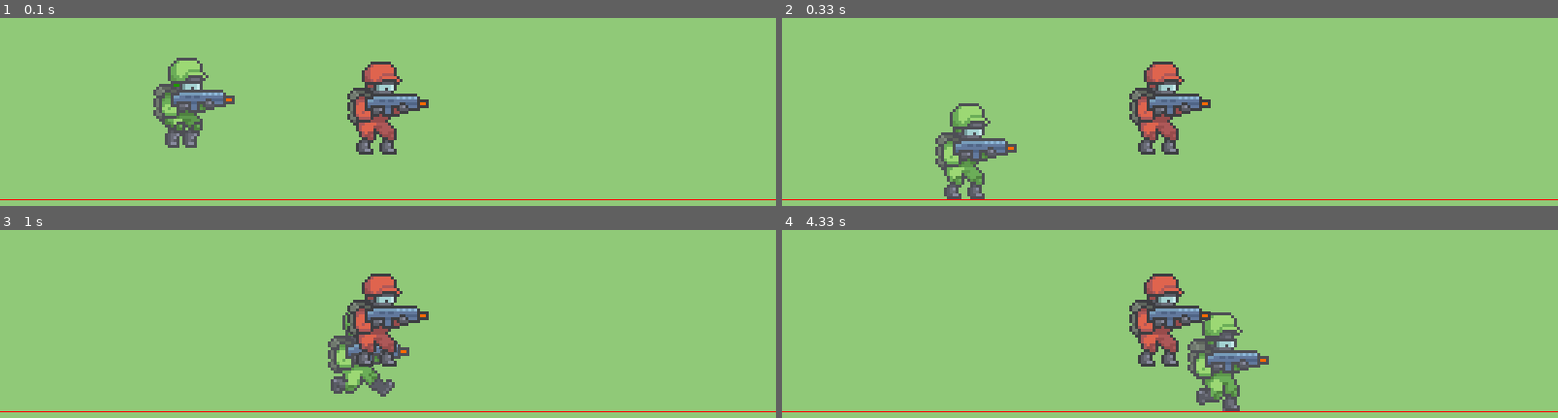
Above: before the commit, frames 1-4 (two rows, left to right).
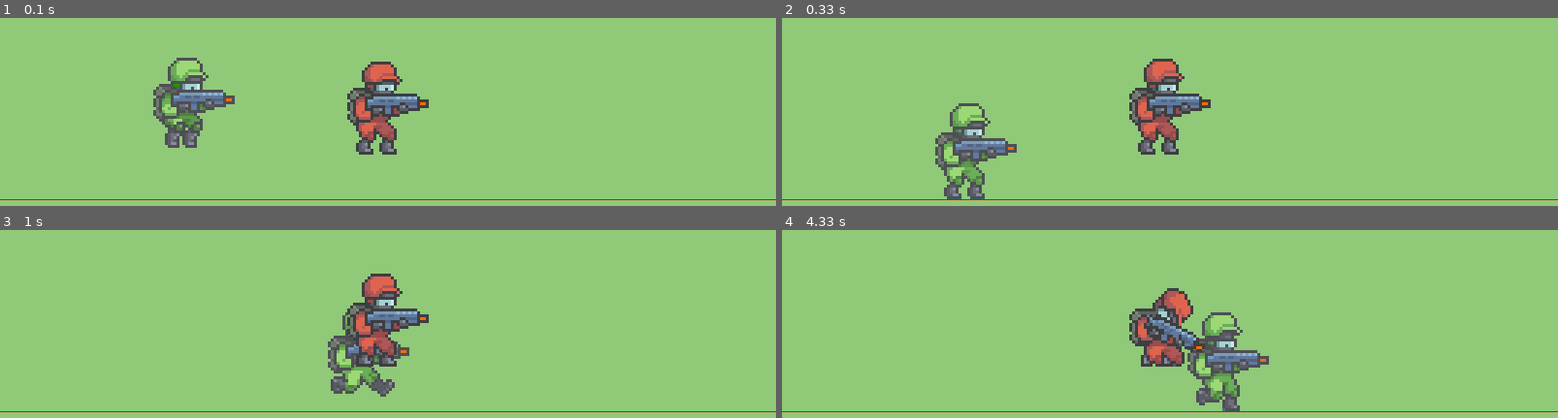
Above: after the commit, the same moments.

Repository: MattGenzz/Shooter-Game-python
Game: pygame game, started from pygametest.py
Same seed, same stepped clock (60 frames per second), same inputs: the game is played once before the commit and once after it.
Inputs:
- Up to frame 1 (0.1 s): no input
- Up to frame 2 (0.33 s): no input
- Up to frame 3 (1 s): hold Space 0.33-0.8 s; hold D 0.33-0.8 s; hold D from 0.83 s (still down)
- Up to frame 4 (4.33 s): release D at 1.3 s; hold W 1.33-1.63 s; hold D 1.67-2.13 s; hold A 2.17-2.7 s; hold A 2.73-3.13 s; tap Space at 3.17, 3.57, 3.97, 4.27 s; hold W 3.5-3.87 s; hold D from 3.9 s (still down)

Frame 1 is identical in both runs. In frame 2, 0.3% of the frame differs, in the area x 46-52%, y 21-36%; in frame 3, 1.3%; in frame 4, 2.9%, in the area x 44-56%, y 23-73%.

Commit message:
[feat] enemy and bullet animations, bug fixes

Diff:
--- a/pygametest.py
+++ b/pygametest.py
@@ -20,6 +20,13 @@
 #define player action variables
 moving_left = False
 moving_right = False
+shoot = False
+
+
+#load images
+#bullet
+bullet_img = pygame.image.load('Shooter-Game-python/img/icons/bullet.png').convert_alpha()
+
 
 #define colours
 BG = (144, 201, 120)
@@ -29,12 +36,19 @@
 	screen.fill(BG)
 	pygame.draw.line(screen, RED, (0, 300), (SCREEN_WIDTH, 300))
 
+
+
 class Soldier(pygame.sprite.Sprite):
-	def __init__(self, char_type, x, y, scale, speed):
+	def __init__(self, char_type, x, y, scale, speed, ammo):
 		pygame.sprite.Sprite.__init__(self)
 		self.alive = True
 		self.char_type = char_type
 		self.speed = speed
+		self.ammo = ammo
+		self.start_ammo = ammo
+		self.shoot_cooldown = 0
+		self.health = 100
+		self.max_health = self.health
 		self.direction = 1
 		self.vel_y = 0
 		self.jump = False
@@ -46,14 +60,14 @@
 		self.update_time = pygame.time.get_ticks()
 
 		#load all images for the players
-		animation_types = ['Idle', 'Run', 'Jump']
+		animation_types = ['Idle', 'Run', 'Jump', 'Death']
 		for animation in animation_types:
 			#reset temporary list of images
 			temp_list = []
 			#count number of files in the folder
 			num_of_frames = len(os.listdir(f'Shooter-Game-python/img/{self.char_type}/{animation}'))
 			for i in range(num_of_frames):
-				img = pygame.image.load(f'Shooter-Game-python/img/{self.char_type}/{animation}/{i}.png')
+				img = pygame.image.load(f'Shooter-Game-python/img/{self.char_type}/{animation}/{i}.png').convert_alpha()
 				img = pygame.transform.scale(img, (int(img.get_width() * scale), int(img.get_height() * scale)))
 				temp_list.append(img)
 			self.animation_list.append(temp_list)
@@ -61,6 +75,15 @@
 		self.image = self.animation_list[self.action][self.frame_index]
 		self.rect = self.image.get_rect()
 		self.rect.center = (x, y)
+
+
+	def update(self):
+		self.update_animation()
+		self.check_alive()
+		#update cooldown
+		if self.shoot_cooldown > 0:
+			self.shoot_cooldown -= 1
+
 
 	def move(self, moving_left, moving_right):
 		#reset movement variables
@@ -97,6 +120,16 @@
 		#update rectangle position
 		self.rect.x += dx
 		self.rect.y += dy
+
+
+	def shoot(self):
+		if self.shoot_cooldown == 0 and self.ammo > 0:
+			self.shoot_cooldown = 20
+			bullet = Bullet(self.rect.centerx + (0.6 * self.rect.size[0] * self.direction), self.rect.centery, self.direction)
+			bullet_group.add(bullet)
+			#reduce ammo
+			self.ammo -= 1
+
 
 	def update_animation(self):
 		#update animation
@@ -109,7 +142,12 @@
 			self.frame_index += 1
 		#if the animation has run out the reset back to the start
 		if self.frame_index >= len(self.animation_list[self.action]):
-			self.frame_index = 0
+			if self.action == 3:
+				self.frame_index = len(self.animation_list[self.action]) - 1
+			else:
+				self.frame_index = 0
+
+
 
 	def update_action(self, new_action):
 		#check if the new action is different to the previous one
@@ -119,11 +157,58 @@
 			self.frame_index = 0
 			self.update_time = pygame.time.get_ticks()
 
+
+
+	def check_alive(self):
+		if self.health <= 0:
+			self.health = 0
+			self.speed = 0
+			self.alive = False
+			self.update_action(3)
+
+
 	def draw(self):
 		screen.blit(pygame.transform.flip(self.image, self.flip, False), self.rect)
 
-player = Soldier('player', 200, 200, 3, 5)
-enemy = Soldier('enemy', 400, 200, 3, 5)
+
+
+class Bullet(pygame.sprite.Sprite):
+	def __init__(self, x, y, direction):
+		pygame.sprite.Sprite.__init__(self)
+		self.speed = 10
+		self.image = bullet_img
+		self.rect = self.image.get_rect()
+		self.rect.center = (x, y)
+		self.direction = direction
+
+	def update(self):
+		#move bullet
+		self.rect.x += (self.direction * self.speed)
+		#check if bullet has gone off screen
+		if self.rect.right < 0 or self.rect.left > SCREEN_WIDTH:
+			self.kill()
+
+		#check collision with characters
+		if pygame.sprite.spritecollide(player, bullet_group, False):
+			if player.alive:
+				player.health -= 5
+				self.kill()
+		if pygame.sprite.spritecollide(enemy, bullet_group, False):
+			if enemy.alive:
+				enemy.health -= 25
+				self.kill()
+
+
+
+#create sprite groups
+bullet_group = pygame.sprite.Group()
+
+
+
+player = Soldier('player', 200, 200, 3, 5, 20)
+enemy = Soldier('enemy', 400, 200, 3, 5, 20)
+
+
 
 run = True
 while run:
@@ -132,12 +217,22 @@
 
 	draw_bg()
 
-	player.update_animation()
+	player.update()
 	player.draw()
+
+	enemy.update()
 	enemy.draw()
+
+	#update and draw groups
+	bullet_group.update()
+	bullet_group.draw(screen)
+
 
 	#update player actions
 	if player.alive:
+		#shoot bullets
+		if shoot:
+			player.shoot()
 		if player.in_air:
 			player.update_action(2)#2: jump
 		elif moving_left or moving_right:
@@ -145,6 +240,7 @@
 		else:
 			player.update_action(0)#0: idle
 		player.move(moving_left, moving_right)
+
 
 	for event in pygame.event.get():
 		#quit game
@@ -156,10 +252,13 @@
 				moving_left = True
 			if event.key == pygame.K_d:
 				moving_right = True
+			if event.key == pygame.K_SPACE:
+				shoot = True
 			if event.key == pygame.K_w and player.alive:
 				player.jump = True
 			if event.key == pygame.K_ESCAPE:
 				run = False
+
 
 		#keyboard button released
 		if event.type == pygame.KEYUP:
@@ -167,6 +266,11 @@
 				moving_left = False
 			if event.key == pygame.K_d:
 				moving_right = False
+			if event.key == pygame.K_SPACE:
+				shoot = False
+
+
+
 
 	pygame.display.update()
 
